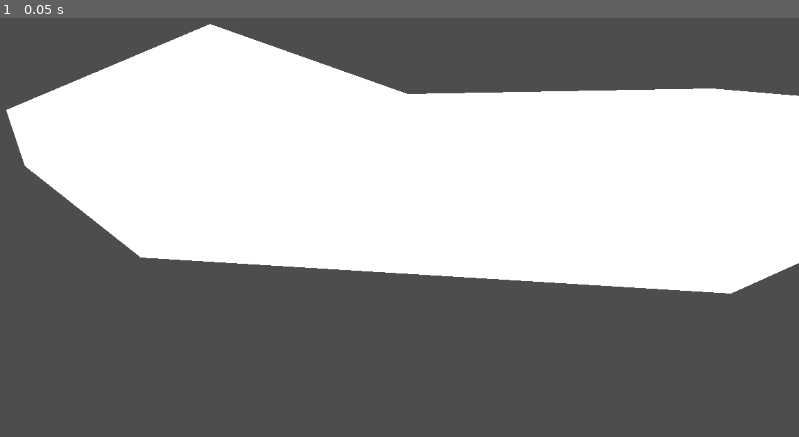
Above: before the commit, frame 1.
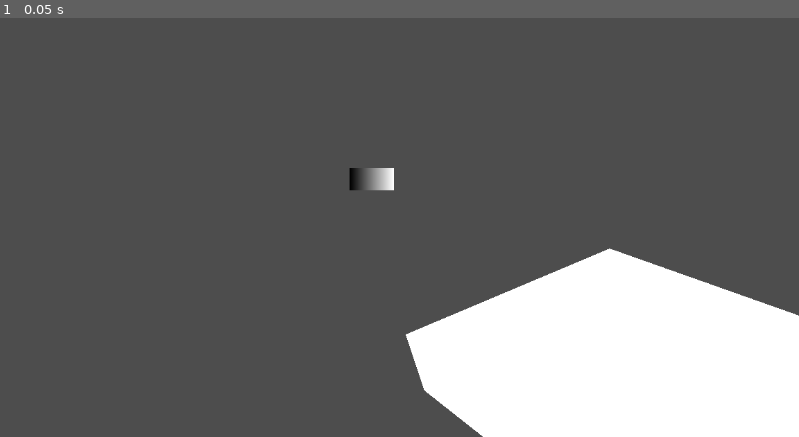
Above: after the commit, the same moment.

Repository: appellatebaton0/wierd-jam
Game: Godot game, scene res://Scenes/Main.tscn
The game is run twice, just before and just after one commit, with the same random seed, the same clock (stepped at 60 frames per second) and the same inputs. Before the commit the project has no main scene; this scene is started directly in both runs.
Inputs:
- Up to frame 1 (0.05 s): no input

The runs differ from the first frame. In frame 1, 59% of the frame differs, in the area x 0-100%, y 1-100%.
Error after the commit: Out of bounds get index '0' (on base: 'Array[Transform]') (res://Scripts/Rail.gd:45)

Commit message:
h0.0.2 - No Internet
None of this is getting time tracked, since I don't have internet - kept working on the Rail tool script.

Diff:
--- a/Scenes/Main.tscn
+++ b/Scenes/Main.tscn
@@ -1,6 +1,8 @@
 [gd_scene format=3 uid="uid://p2tyqwglemqs"]
 
 [ext_resource type="PackedScene" uid="uid://c83kcii5cge5" path="res://Scenes/SimpleRail.tscn" id="1_r150o"]
+
+[sub_resource type="GDScript" id="GDScript_r150o"]
 
 [node name="Main" type="Node" unique_id=1226045905]
 
@@ -13,8 +15,11 @@
 polygon = PackedVector2Array(9, 176, 303, 52, 588, 153, 1026, 145, 1309, 169, 1325, 319, 1054, 441, 203, 389, 36, 257)
 
 [node name="SimpleRail" parent="." unique_id=1357488898 instance=ExtResource("1_r150o")]
-position = Vector2(407, -258)
-start_position = Vector2(603, -190)
-start_rotation = 1.5707964
-end_position = Vector2(481, -88)
-end_rotation = null
+position = Vector2(-39.87506, -47.748814)
+velocity = Vector2(0.9946492, -0.10331187)
+points = Array[SubResource("GDScript_r150o")]([Object(RefCounted,"script":SubResource("GDScript_r150o"),"pos":Vector2(115, 42),"rot":0.0)
+, Object(RefCounted,"script":SubResource("GDScript_r150o"),"pos":Vector2(261, -79),"rot":0.0)
+, Object(RefCounted,"script":SubResource("GDScript_r150o"),"pos":Vector2(59.78788, -154.61597),"rot":0.0)
+])
+
+[node name="Camera2D" type="Camera2D" parent="." unique_id=1220805860]
--- a/Scripts/Rail.gd
+++ b/Scripts/Rail.gd
@@ -1,35 +1,87 @@
 @tool
 @abstract class_name Rail extends CharacterBody2D
 
-@export_storage var start_position:Vector2
-@export_storage var start_rotation:float
-@export_storage var end_position:Vector2
-@export_storage var end_rotation:float
+@warning_ignore("unused_private_class_variable")
+@export_tool_button("New Transform") var _new_transform := _add_transform
+@warning_ignore("unused_private_class_variable")
+@export_tool_button("Clear Transforms") var _rem_transforms := _clear_transforms
 
-@export_tool_button("Set Start Transform") var set_start := _set_start_pos
-@export_tool_button("Set End Transform") var set_end := _set_end_pos
+class Transform:
+	var pos:Vector2
+	var rot:float
 
-func _set_start_pos():
-	start_position = position
-	start_rotation = rotation
+	func _init(set_pos, set_rot) -> void:
+		pos = set_pos
+		rot = set_rot
 
-	rotation = 0.0
+	func _debug_draw(with:Rail, interpolation:float):
+		var real_pos := pos - with.position
+
+		var color = lerp(Color(1,0,0), Color(0,1,0), interpolation)
+
+		with.draw_line(real_pos, real_pos + Vector2(0,-20).rotated(rot), color, 2)
+		with.draw_circle(real_pos, 10.0, color)
+
+## Lerp from one transform to another.
+@warning_ignore("shadowed_variable")
+func interpolate(from:Transform, to:Transform, lerp_amnt:float, ease_amnt := 1.0) -> Transform:
+
+	var pos = lerp(from.pos, to.pos, ease(lerp_amnt, ease_amnt))
+	var rot = lerp(from.rot, to.rot, ease(lerp_amnt, ease_amnt))
+
+	return Transform.new(pos, rot)
+
+@export_storage var points:Array[Transform]
+var current := 0
+var next := 1
+var lerp_amnt = 0.0
+
+func _ready() -> void:
+	print(points)
+	pass
+
+func _physics_process(delta: float) -> void:
+
+	var a = points[current]
+	var b = points[next]
+
+	var form = interpolate(a, b, lerp_amnt)
+
+	velocity = position.direction_to(form.pos) * delta * 60
+
+	lerp_amnt = move_toward(lerp_amnt, 1.0, delta)
+
+	move_and_slide()
+
+	pass
+
+
+## Tool Functionality.
+
+
+func _clear_transforms():
+	points.clear()
 
 	queue_redraw()
-func _set_end_pos():
-	end_position = position
-	start_rotation = rotation
+
+func _add_transform():
+	points.append(Transform.new(position, rotation))
 
 	rotation = 0.0
 
 	queue_redraw()
 
 func _draw() -> void: if Engine.is_editor_hint():
-	var rsp := start_position - position
-	var rep := end_position   - position
 
-	draw_line(rsp, rsp + Vector2(0,-20).rotated(start_rotation), Color(0.0, 1.0, 0.0, 1.0))
-	draw_circle(rsp, 10.0, Color(0.0, 1.0, 0.0, 1.0))
+	var length = len(points)
+	for i in range(length):
+		var point = points[i]
+		var interpol = float(i) / float(length)
 
-	draw_line(rep, rep + Vector2(0,-20).rotated(end_rotation), Color(0.0, 1.0, 0.0, 1.0))
-	draw_circle(rep, 10.0, Color(1.0, 0.0, 0.0, 1.0))
+		point._debug_draw(self, interpol)
+
+var last:Vector2
+func _process(_delta: float) -> void: if Engine.is_editor_hint():
+	if last != position:
+		last = position
+		queue_redraw()
--- a/project.godot
+++ b/project.godot
@@ -11,6 +11,7 @@
 [application]
 
 config/name="wierd-jam"
+run/main_scene="uid://p2tyqwglemqs"
 config/features=PackedStringArray("4.6", "Forward Plus")
 config/icon="res://icon.svg"
 
Not shown, changed: addons/godot_super-wakatime/counter.gd
Not shown, changed: addons/godot_super-wakatime/godot_super-wakatime.gd
